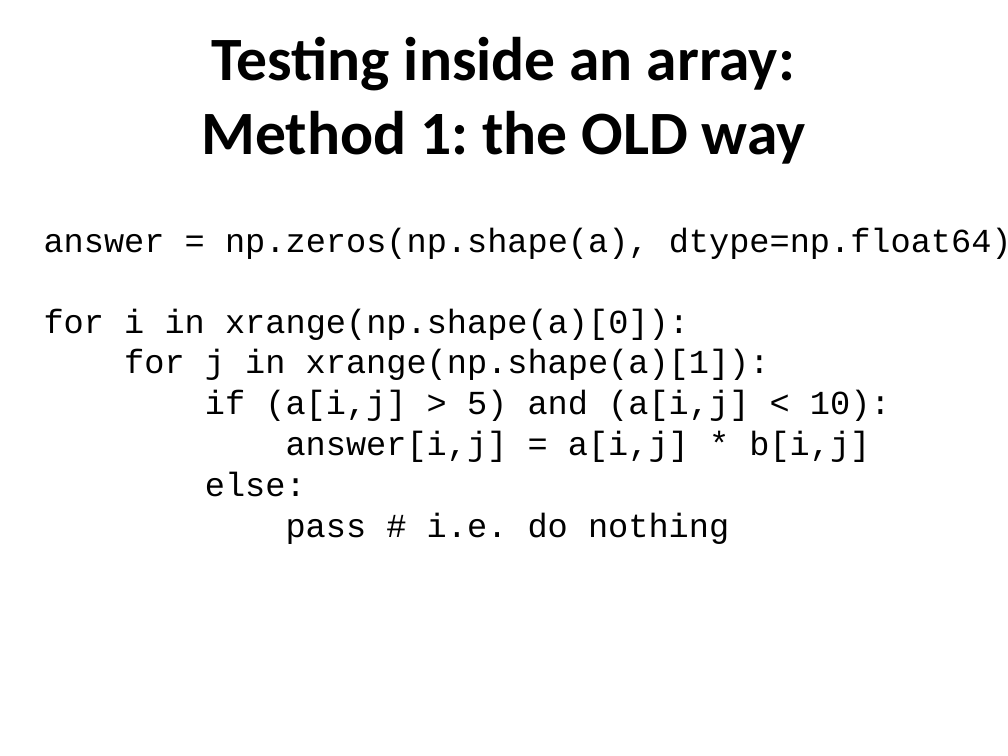
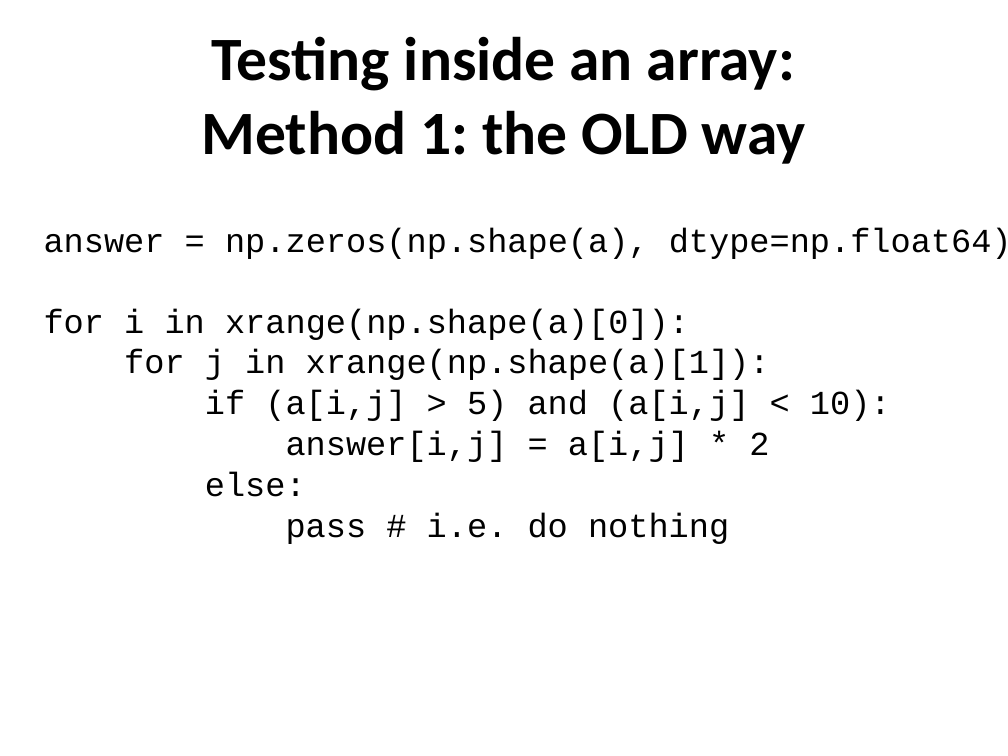
Before and after one commit to ncasuk/ncas-isc, a slide deck: slide 24 of python/presentations/handling_arrays/numpy.ppt. Drawn at 1008x756 pixels with LibreOffice and Linux fonts; fonts in the diff are those of the drawing; background and template pictures are left out. Boxes give left, top, right and bottom in pixels: in the first picture for what was removed or moved away, otherwise in the second. Text is boxed around its words. In the diff, an @@ line names an element or a change of style, - is before the commit and + after.

```diff
--- a/python/presentations/handling_arrays/numpy.ppt
+++ b/python/presentations/handling_arrays/numpy.ppt
@@ text at (x1=286, y1=431, x2=769, y2=462): text changed @@
-answer[i,j] = a[i,j] * b[i,j]
+answer[i,j] = a[i,j] * 2
```
Also in this commit, not shown: 11 other slides changed, 4 slides added, 3 slides removed.
